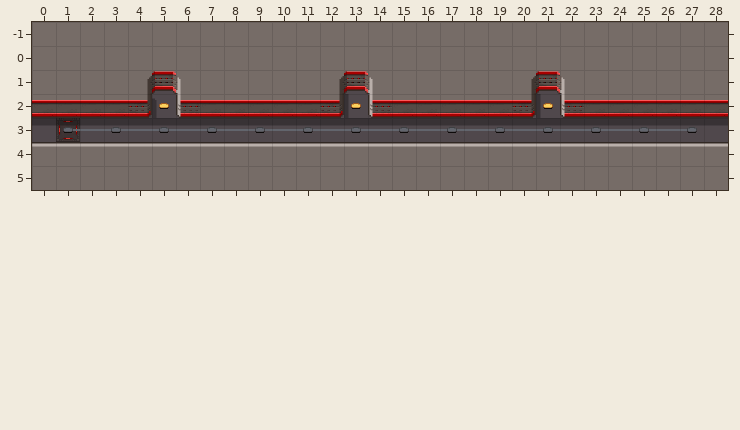
An edit to a level. Tiled map, cocos/Code/assets/resources/map/map_3-2-H-2.tmx. The picture above is the old version.
Cells are 32x32 px. Shown: x 0..28, y -1..5. The old version is drawn lined up with the new one.
After:
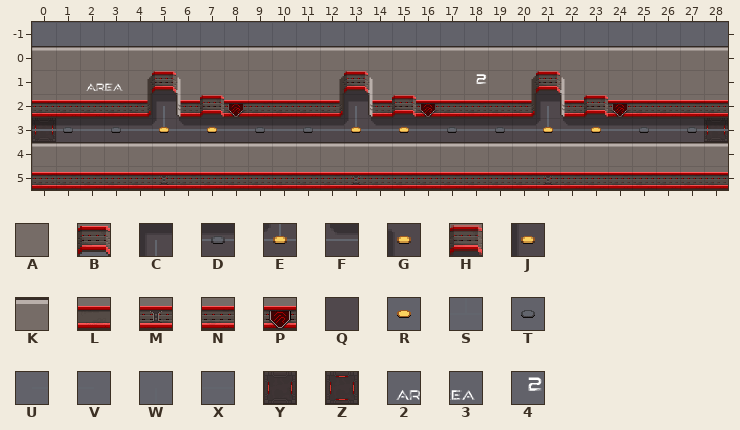
Key: from "alien_spaceship_tileset2": A 0, B 2, C 12, D 21, E 22, F 23, G 32, H 35, J 42, K 52, L 100, M 103, N 110, P 115, Q 150, R 157, S 158, T 167, U 169, V 169 turned 180, W 169 turned 90, X 178 turned 90, Y 180, Z 182; from "scifi_tileset_01": 2 150, 3 151, 4 154.
_ is an empty cell.
Tiles of an added or newly shown layer are drawn over the layers below it.
See-through tiles are keyed as they look on the map.
Changes in this commit:
map size 29x7 -> 29x6 cells (old content now starts at 0,-1; both pictures use the new coordinates)
Layer "floor":
Tile Z gives way to tile Q in row 3 at x 1.
Tile Q gives way to tile Y in row 3 at x 0 and 28.
The tile that lay hidden is gone in row -1 at x 0 to 28.
Layer "shadow":
Tile G gives way to tile C in row 2 at x 5.
Tile J gives way to tile C in row 2 at x 13 and 21.
Tile D gives way to tile E in row 3 at x 5, 13 and 21.
Tile D gives way to tile F in row 3 at x 6, 14 and 22.
The edit adds tile H in row 1 at x 5, 13 and 21; in row 2 at x 7, 15 and 23.
Layer "wall":
Tile L gives way to tile B in row 2 at x 7, 15 and 23.
Tile A gives way to tile K in row 0 at x 0 to 28.
Tile A gives way to tile M in row 5 at x 5, 13 and 21.
Tile A gives way to tile N in row 5 at x 0 to 4, 6 to 12, 14 to 20 and 22 to 28.
Tile L gives way to tile N in row 2 at x 0 to 3, 9 to 11, 17 to 19 and 25 to 28.
Tile L gives way to tile P in row 2 at x 8, 16 and 24.
Tile A is gone in row -1 at x 0 to 28.
Layer "p" (added):
The edit adds tile 2 in row 1 at x 2.
The edit adds tile 3 in row 1 at x 3.
The edit adds tile 4 in row 1 at x 18.
Layer "line":
Tile X gives way to tile S in row 3 at x 5, 13 and 21.
The edit adds tile W in row 2 at x 5, 13 and 21.
Tile U gives way to tile X in row 3 at x 1.
Tile V gives way to tile X in row 3 at x 27.
The edit adds tile X in row 3 at x 0 and 28.
Layer "point":
Tile T gives way to tile R in row 3 at x 5, 7, 13, 15, 21 and 23.
Tile R is gone in row 2 at x 5, 13 and 21.
Pixel boxes of the changes (left, top, right, bottom) in both pictures:
changed: (32, 22, 728, 142)
changed: (32, 172, 728, 190)
